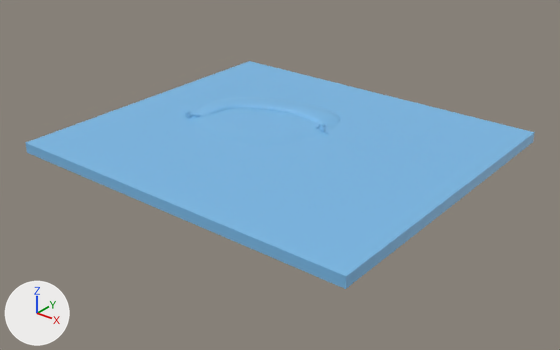
An edit to the FBX model Assets/Art/Environment/Beach.fbx, drawn before and after from the same camera.
Before and after are seen from a 50 mm camera at (266.0, -309.0, 165.0) aimed at (29.0, -12.0, -19.0). Arrows for +X, +Y and +Z are at lower left; the lights stay in place. Where no turn or scale is listed for an object, it has been applied to the vertices.

Names of what the first picture shows: 'Grass', 'Sand', 'Water'.
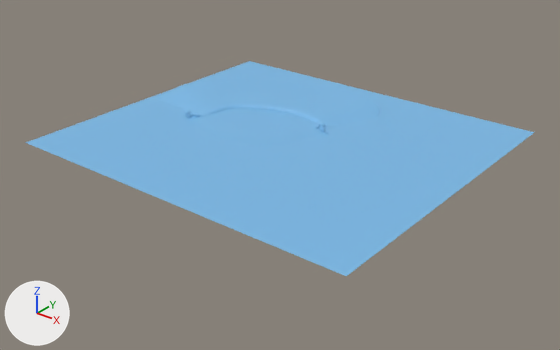
Commit message: added basic blockout of beach

Boxes (x1, y1, x2, y2) around the edits, measured in the pictures (560 x 350 px):
'Water', reshaped: before (26, 61, 535, 289); after (26, 61, 534, 276)
'Grass', moved: before (196, 97, 341, 125); after (158, 79, 379, 126)
part 1 of me_plane_001, deleted (blue): before (26, 132, 535, 289)

Edits to the bpy script that builds the scene:
```text
Change me_plane_001:
    where me_plane_001.from_pydata(...)  # 8 vertices, 6 faces; spans x -98.0..108.0, y -82.0..102.0, z -5.0..1.0
    used by ob_water; location = (19.8, -14.5, -1.5)
    verts and faces of me_plane_001; kept vertices keep their numbers, new ones are numbered from 8
    before: 0 (-98.0, -82.0, 1.0) at pixel (25, 142), 1 (108.0, -82.0, 1.0) at pixel (346, 276), 2 (-98.0, 102.0, 1.0) at pixel (249, 61), 3 (108.0, 102.0, 1.0) at pixel (534, 132), 4 (-98.0, 102.0, -5.0)
    before: 5 (-98.0, -82.0, -5.0) at pixel (26, 152), 6 (108.0, -82.0, -5.0) at pixel (345, 289), 7 (108.0, 102.0, -5.0) at pixel (533, 142)
    me_plane_001 part 1
    add delete_vertices([*range(4, 8)])  # with the faces that use them
Change ob_grass:
    ob_grass.location: (26.2, 21.9, 0.0) -> (0.0, 0.0, 0.0)
```
